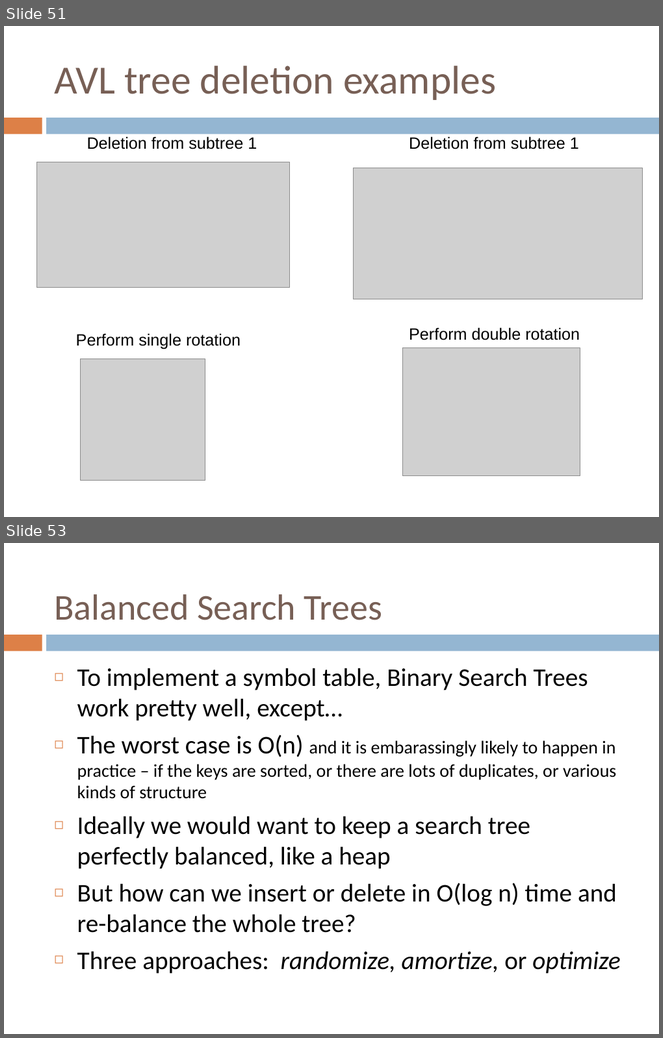
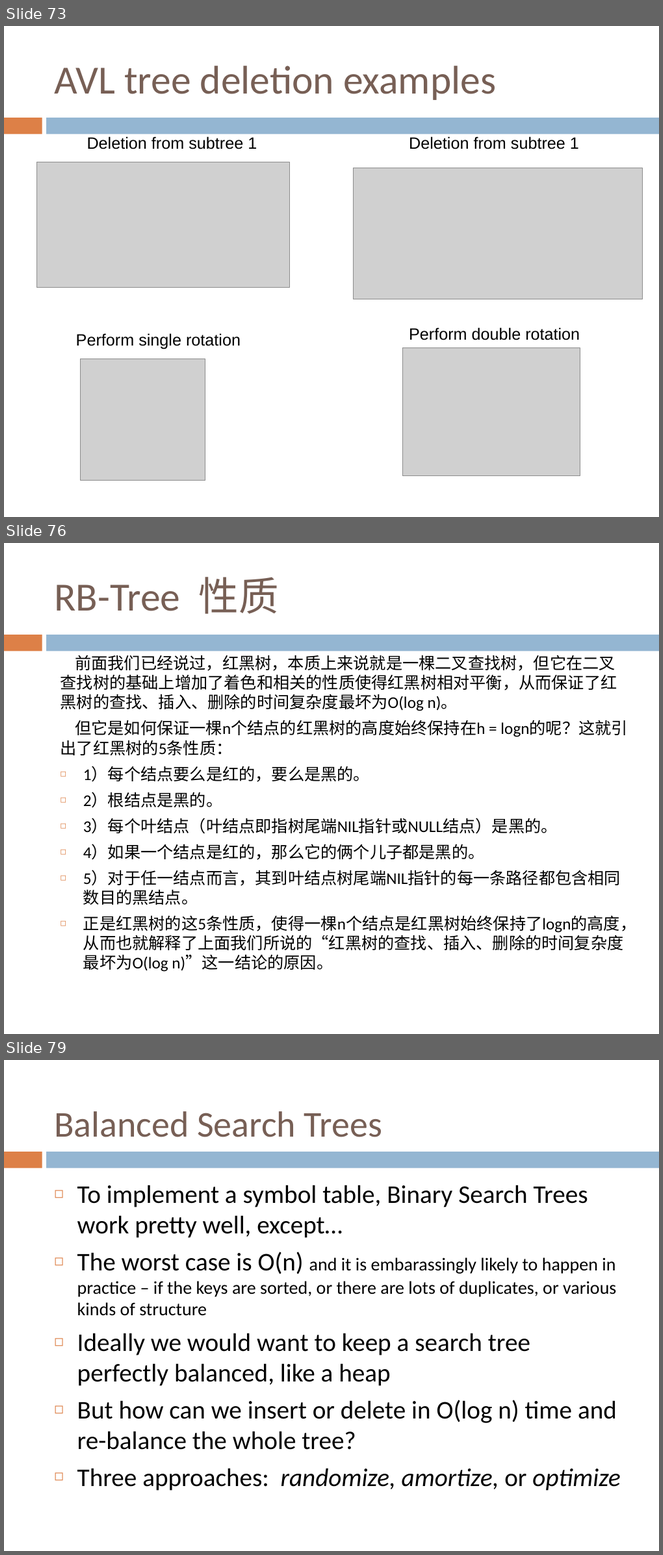
Before and after one commit to sundyCoder/CSK, a slide deck: 3@CSDS/PPT/4@tree.pptx. Shown one above the other, each under a label of ours: slides 51 and 53 before the commit, slides 73, 76 and 79 after it; the slides between them are not shown. The pictures are 663x1038 and 663x1555 pixels, drawn with LibreOffice and Linux fonts; fonts in the diff are those of the drawing; grey boxes stand for pictures. Boxes give left, top, right and bottom in pixels: in the first picture for what was removed or moved away, otherwise in the second. Text is boxed around its words. In the diff, an @@ line names an element or a change of style, - is before the commit and + after.

```diff
--- a/3@CSDS/PPT/4@tree.pptx
+++ b/3@CSDS/PPT/4@tree.pptx
@@ slide 76 added at <box>4,543,659,1034</box>, background #FFFFFF; not listed: 2 template elements that a slide beside it also shows @@
@@ title added at <box>54,577,279,614</box>, 44 pt, text #775F55 @@
+RB-Tree 性质
@@ text added at <box>61,655,636,972</box>, 18 pt, text #000000 @@
+前面我们已经说过，红黑树，本质上来说就是一棵二叉查找树，但它在二叉查找树的基础上增加了着色和相关的性质使得红黑树相对平衡，从而保证了红黑树的查找、插入、删除的时间复杂度最坏为O(log n)。
+但它是如何保证一棵n个结点的红黑树的高度始终保持在h = logn的呢？这就引出了红黑树的5条性质：
+◻ 1）每个结点要么是红的，要么是黑的。
+◻ 2）根结点是黑的。
+◻ 3）每个叶结点（叶结点即指树尾端NIL指针或NULL结点）是黑的。
+◻ 4）如果一个结点是红的，那么它的俩个儿子都是黑的。
+◻ 5）对于任一结点而言，其到叶结点树尾端NIL指针的每一条路径都包含相同数目的黑结点。
+◻ 正是红黑树的这5条性质，使得一棵n个结点是红黑树始终保持了logn的高度，从而也就解释了上面我们所说的“红黑树的查找、插入、删除的时间复杂度最坏为O(log n)”这一结论的原因。
@@ what was slide 51 is now slide 73 @@
@@ what was slide 53 is now slide 79 @@
```
Also in this commit, not shown: 7 slides changed, 26 other slides added, 9 other files.
